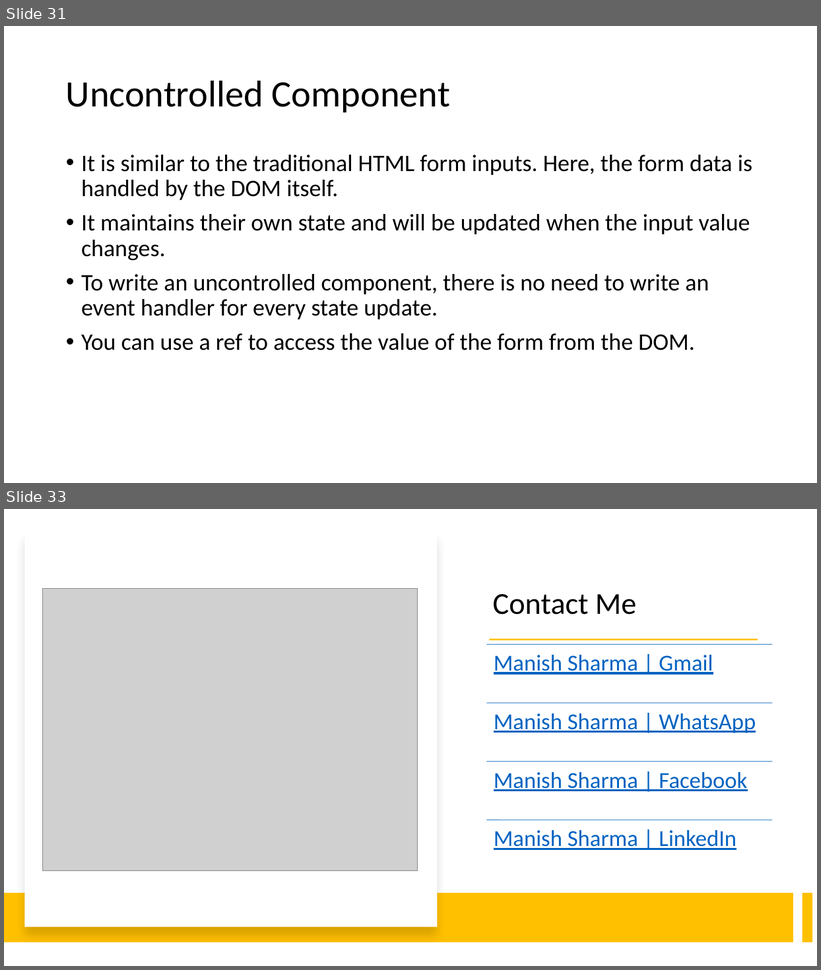
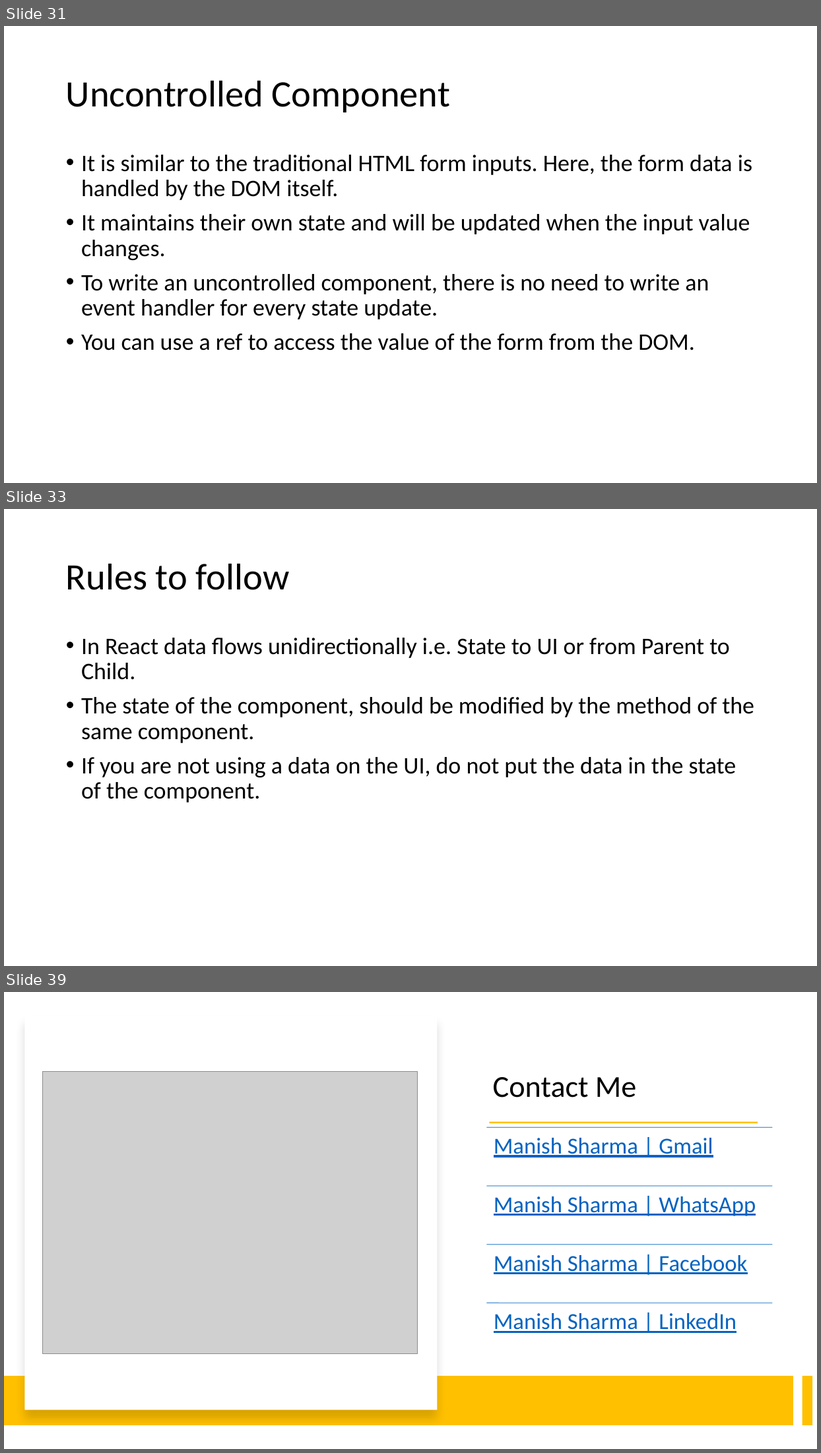
Before and after one commit to rath321/react-training-aug, a slide deck: Notes/React.pptx. Shown one above the other, each under a label of ours: slides 31 and 33 before the commit, slides 31, 33 and 39 after it; the slides between them are not shown. The pictures are 821x970 and 821x1453 pixels, drawn with LibreOffice and Linux fonts; fonts in the diff are those of the drawing; grey boxes stand for pictures. Boxes give left, top, right and bottom in pixels: in the first picture for what was removed or moved away, otherwise in the second. Text is boxed around its words. In the diff, an @@ line names an element or a change of style, - is before the commit and + after.

```diff
--- a/Notes/React.pptx
+++ b/Notes/React.pptx
@@ slide 33 added at bbox=[4, 509, 817, 966], background #FFFFFF @@
@@ title added at bbox=[66, 563, 290, 590], 44 pt, text #000000 @@
+Rules to follow
@@ text added at bbox=[81, 638, 754, 803], 28 pt, text #000000 @@
+• In React data flows unidirectionally i.e. State to UI or from Parent to Child.
+• The state of the component, should be modified by the method of the same component.
+• If you are not using a data on the UI, do not put the data in the state of the component.
@@ what was slide 33 is now slide 39 @@
```
Also in this commit, not shown: 5 other slides added, 2 other files.
